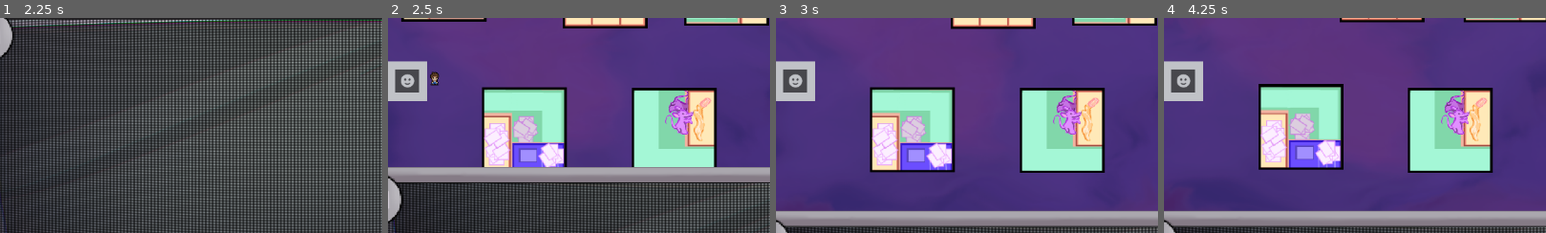
Above: before the commit, frames 1-4 (left to right).
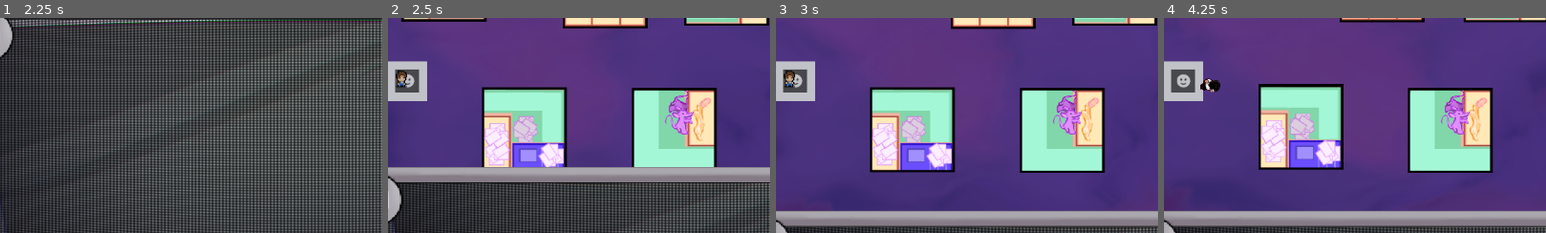
Above: after the commit, the same moments.

Repository: Rattle-Knight/Lab-Fracture
Game: Godot game, scene res://scenes/main menu.tscn
Two runs of this game, one before a commit and one after it. Both use one fixed random seed, a clock stepped at 60 frames per second and the inputs below.
Inputs (mouse positions are % of the whole screen's width and height, from its top left):
- Up to frame 1 (2.25 s): click "Start" at 0.5 s; move the mouse to (72, 45) at 1.27 s; hold D (right) 1.28-2 s; hold E (e) 1.28-2 s; click (72, 45) at 1.42 s; click (5, 9) at 2 s
- Up to frame 2 (2.5 s): no input
- Up to frame 3 (3 s): drag from (30, 55) to (15, 23) at 2.77 s
- Up to frame 4 (4.25 s): move the mouse to (60, 28) at 3.52 s; hold D (right) from 3.53 s (still down); hold E (e) from 3.53 s (still down)
The pictures show only the part of the screen within x 7-57%, y 33-83%; the shares and areas given below are measured in that part.

Frame 1 is identical in both runs. In frame 2, 0.3% of the frame differs, in the area x 2-14%, y 24-33%; in frame 3, 0.2%; in frame 4, 0.3%.

Commit message:
added sound and stuff

Diff:
--- a/dragger_objects/ObjectPositionInisitilaiser.gd
+++ b/dragger_objects/ObjectPositionInisitilaiser.gd
@@ -10,7 +10,7 @@
 @onready var parent = get_parent()
 
 func _process(delta):
-	if update_pos and not downmode:
+	if update_pos and not Global.downmode:
 		#updates and moves down
 
 		#fill
@@ -26,13 +26,13 @@
 		tween.tween_property(parent,"position",Vector2(0,500),0.5)
 		update_pos = false
 		warp()
-		downmode = true
+		Global.downmode = true
 
-	elif update_pos and downmode:
+	elif update_pos and Global.downmode:
 		#moves it back up
 		var tween = create_tween()
 		tween.tween_property(parent,"position",Vector2(0,0),0.5)
-		downmode = false
+		Global.downmode = false
 		update_pos = false
 
 
@@ -40,11 +40,14 @@
 func warp():
 	if labs:
 		for indx in range(len(labs)):
-			var tween = create_tween()
-			tween.tween_property(labs[indx], "position", tabletpieces[indx].position, 1).set_ease(Tween.EASE_IN_OUT).set_trans(Tween.TRANS_ELASTIC)
-			tween = create_tween()
-			tween.tween_property(labs[indx], "rotation", tabletpieces[indx].rotation, 0.5).set_ease(Tween.EASE_IN_OUT).set_trans(Tween.TRANS_ELASTIC)
-			await tween.finished
+			if labs[indx].position != tabletpieces[indx].position or labs[indx].rotation != tabletpieces[indx].rotation:
+				$"../whoosh".play_with_random_pitch()
+				var tween = create_tween()
+				tween.tween_property(labs[indx], "position", tabletpieces[indx].position, 1).set_ease(Tween.EASE_IN_OUT).set_trans(Tween.TRANS_ELASTIC)
+				tween = create_tween()
+				tween.tween_property(labs[indx], "rotation", tabletpieces[indx].rotation, 0.5).set_ease(Tween.EASE_IN_OUT).set_trans(Tween.TRANS_ELASTIC)
+				await tween.finished
+				$"../whoosh".stop()
 
 func _on_button_pressed():
 	update_pos = true
--- a/global.gd
+++ b/global.gd
@@ -3,3 +3,4 @@
 var openapp = false
 var safe_area_count= 0
 var playerdead = false
+var downmode = false
--- a/scenes/actual levels/level_1.tscn
+++ b/scenes/actual levels/level_1.tscn
@@ -19,9 +19,10 @@
 [ext_resource type="Shader" path="res://bgs/army_base_sea.gdshader" id="16_gf7l8"]
 [ext_resource type="Texture2D" uid="uid://baolqyrpc017n" path="res://bgs/bbg.png" id="16_kiy6c"]
 [ext_resource type="PackedScene" uid="uid://c1he760tjlv4h" path="res://scenes/player.tscn" id="19_tgg4n"]
-[ext_resource type="PackedScene" path="res://dragger_objects/draggerobjectstart.tscn" id="20_frwf8"]
+[ext_resource type="PackedScene" uid="uid://vtgbi63pn50x" path="res://dragger_objects/draggerobjectstart.tscn" id="20_frwf8"]
 [ext_resource type="AudioStream" uid="uid://cx60ye873gpvj" path="res://csfx/e-oh-91679.mp3" id="21_i3sxb"]
 [ext_resource type="AudioStream" uid="uid://bohkcv4qjq0wl" path="res://csfx/transitional-swipe-211688.mp3" id="22_l0c0m"]
+[ext_resource type="AudioStream" uid="uid://dqqtptvulv0lp" path="res://sprites/audio/SFX/Envision.mp3" id="23_pkhgb"]
 
 [sub_resource type="RectangleShape2D" id="RectangleShape2D_fq8cr"]
 size = Vector2(127.5, 43.5)
@@ -30,7 +31,7 @@
 size = Vector2(40.731, 38.7243)
 
 [sub_resource type="RectangleShape2D" id="RectangleShape2D_y63em"]
-size = Vector2(138, 137)
+size = Vector2(128, 125)
 
 [sub_resource type="RectangleShape2D" id="RectangleShape2D_woo50"]
 size = Vector2(128, 85)
@@ -148,12 +149,18 @@
 rotation = -1.57797
 shape = SubResource("RectangleShape2D_dulur")
 
+[node name="CollisionShape2D3" type="CollisionShape2D" parent="lab/l1/StaticBody2D"]
+position = Vector2(-43, 42)
+rotation = -1.57797
+shape = SubResource("RectangleShape2D_dulur")
+
 [node name="safearea" type="Area2D" parent="lab/l1"]
 collision_layer = 32
 collision_mask = 32
 script = ExtResource("12_nfula")
 
 [node name="CollisionShape2D" type="CollisionShape2D" parent="lab/l1/safearea"]
+position = Vector2(0, 1.5)
 shape = SubResource("RectangleShape2D_y63em")
 
 [node name="l2" parent="lab" groups=["labs"] instance=ExtResource("10_6gi5s")]
@@ -315,6 +322,10 @@
 [node name="splat" type="AudioStreamPlayer2D" parent="player"]
 stream = ExtResource("22_l0c0m")
 bus = &"SFX"
+
+[node name="music" type="AudioStreamPlayer2D" parent="."]
+stream = ExtResource("23_pkhgb")
+autoplay = true
 
 [connection signal="entered" from="lab/l1/safearea" to="tablet/t1" method="_on_safearea_entered"]
 [connection signal="exit" from="lab/l1/safearea" to="tablet/t1" method="_on_safearea_exit"]
--- a/scenes/player.tscn
+++ b/scenes/player.tscn
@@ -1,8 +1,9 @@
-[gd_scene load_steps=42 format=3 uid="uid://c1he760tjlv4h"]
+[gd_scene load_steps=43 format=3 uid="uid://c1he760tjlv4h"]
 
 [ext_resource type="Texture2D" uid="uid://in36lbblph3t" path="res://sprites/mystic_woods_free_2.2/sprites/player.png" id="1_02gxb"]
 [ext_resource type="Script" path="res://scripts/player.gd" id="1_ep2gg"]
 [ext_resource type="AudioStream" uid="uid://ccn8khtccl8c1" path="res://sprites/audio/SFX/stone-steps-6748.mp3" id="3_g1s5p"]
+[ext_resource type="Texture2D" uid="uid://dl7u16b1sd3ka" path="res://sprites/holloy_DEAD.png" id="4_rrc38"]
 
 [sub_resource type="AtlasTexture" id="AtlasTexture_22fd4"]
 atlas = ExtResource("1_02gxb")
@@ -299,6 +300,7 @@
 
 [node name="AnimatedSprite2D" type="AnimatedSprite2D" parent="."]
 position = Vector2(0, -15)
+scale = Vector2(1.265, 1.265)
 sprite_frames = SubResource("SpriteFrames_2be72")
 animation = &"walk right"
 
@@ -309,3 +311,8 @@
 [node name="AudioStreamPlayer2D" type="AudioStreamPlayer2D" parent="."]
 stream = ExtResource("3_g1s5p")
 bus = &"SFX"
+
+[node name="HolloyDead" type="Sprite2D" parent="."]
+visible = false
+scale = Vector2(0.5, 0.5)
+texture = ExtResource("4_rrc38")
--- a/scenes/tablet.tscn
+++ b/scenes/tablet.tscn
@@ -17,6 +17,8 @@
 [ext_resource type="AudioStream" uid="uid://dnymoimgaflrq" path="res://dragger_objects/click.mp3" id="12_cty6k"]
 [ext_resource type="Texture2D" uid="uid://d3to4mxyahaiu" path="res://dragger_objects/tab_app_3_click.png" id="12_sak6y"]
 [ext_resource type="Texture2D" uid="uid://b87o8eyiq17ir" path="res://dragger_objects/tab_app_4_click.png" id="14_7tl83"]
+[ext_resource type="AudioStream" uid="uid://cdivsluw886yf" path="res://sprites/audio/SFX/infographic-swipe-1-184021 (mp3cut.net).mp3" id="18_ld6ea"]
+[ext_resource type="Script" path="res://scenes/whoosh.gd" id="19_lx6ms"]
 
 [sub_resource type="RectangleShape2D" id="RectangleShape2D_64nma"]
 size = Vector2(1069, 27)
@@ -139,6 +141,10 @@
 [node name="click" type="AudioStreamPlayer" parent="."]
 stream = ExtResource("12_cty6k")
 
+[node name="whoosh" type="AudioStreamPlayer2D" parent="."]
+stream = ExtResource("18_ld6ea")
+script = ExtResource("19_lx6ms")
+
 [connection signal="pressed" from="TextureButton" to="ObjectPositionInisitilaiser" method="_on_button_pressed"]
 [connection signal="pressed" from="saver_of_worlds" to="ObjectPositionInisitilaiser" method="_on_pressed"]
 [connection signal="pressed" from="saver_of_worlds" to="ObjectPositionInisitilaiser" method="_on_tikto_pressed"]
--- /dev/null
+++ b/scenes/whoosh.gd
@@ -0,0 +1,5 @@
+extends AudioStreamPlayer2D
+
+func play_with_random_pitch(min_pitch: float = 0.7, max_pitch: float = 1.3):
+	pitch_scale = randf_range(min_pitch, max_pitch)
+	play()
--- a/scripts/player.gd
+++ b/scripts/player.gd
@@ -6,7 +6,7 @@
 @onready var walking_audio = $AudioStreamPlayer2D
 
 func _physics_process(delta):
-	if not Global.playerdead:
+	if not Global.playerdead and Global.downmode:
 		var direction = Input.get_vector("left", "right", "up", "down")
 
 		if direction.x == 0 and direction.y == 0:
@@ -18,6 +18,9 @@
 		move_and_slide()
 
 		play_anim(direction)
+	elif Global.playerdead:
+		$AnimatedSprite2D.visible = false
+		$HolloyDead.visible = true
 
 func play_anim(dir):
 	if player_state == "idle":
Not shown: 2 places in scenes/actual levels/level_1.tscn that only renumber resources
Not shown: 1 places in scenes/death.tscn that only renumber resources
Not shown: 1 places in scenes/tablet.tscn that only renumber resources
Not shown, added: sprites/audio/SFX/Envision.mp3.import
Not shown, added: sprites/audio/SFX/infographic-swipe-1-184021 (mp3cut.net).mp3.import
Binary file added: sprites/holloy_DEAD.png
Not shown, added: sprites/holloy_DEAD.png.import
Not shown, added: sprites/audio/SFX/Envision.mp3
Not shown, added: sprites/audio/SFX/infographic-swipe-1-184021 (mp3cut.net).mp3
